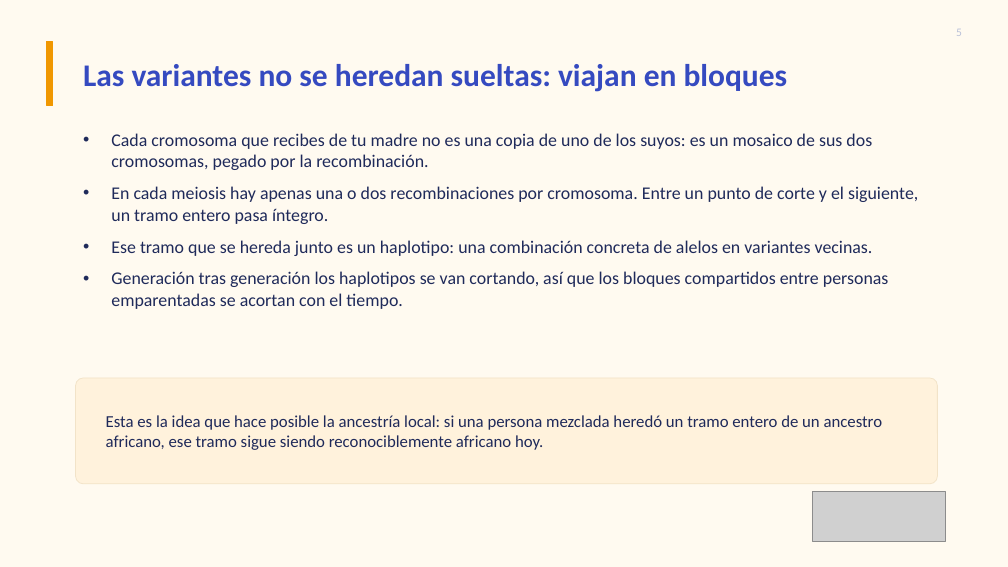
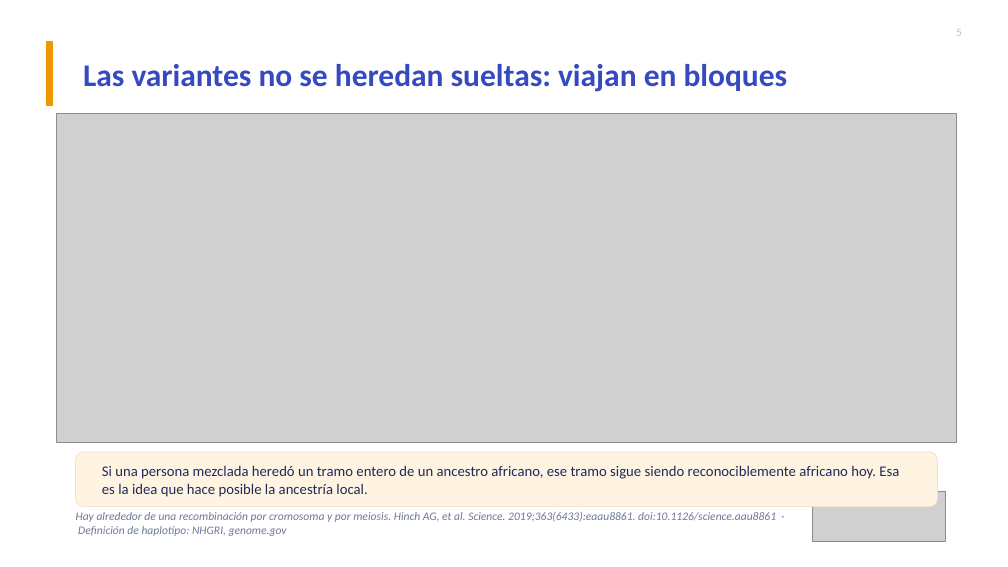
Before and after one commit to YTZ27/curso-ancestria, a slide deck: slide 5 of teoria/Modulo_1_Fundamentos.pptx. Drawn at 1008x567 pixels with LibreOffice and Linux fonts; fonts in the diff are those of the drawing; grey boxes stand for pictures. Boxes give left, top, right and bottom in pixels: in the first picture for what was removed or moved away, otherwise in the second. Text is boxed around its words. In the diff, an @@ line names an element or a change of style, - is before the commit and + after.

```diff
--- a/teoria/Modulo_1_Fundamentos.pptx
+++ b/teoria/Modulo_1_Fundamentos.pptx
@@ background #FFFAF0 to #FFFFFF @@
@@ picture added at (57, 113, 957, 442) @@
@@ text removed at (111, 133, 918, 309) @@
-• Cada cromosoma que recibes de tu madre no es una copia de uno de los suyos: es un mosaico de sus dos cromosomas, pegado por la recombinación.
-• En cada meiosis hay apenas una o dos recombinaciones por cromosoma. Entre un punto de corte y el siguiente, un tramo entero pasa íntegro.
-• Ese tramo que se hereda junto es un haplotipo: una combinación concreta de alelos en variantes vecinas.
-• Generación tras generación los haplotipos se van cortando, así que los bloques compartidos entre personas emparentadas se acortan con el tiempo.
@@ rounded rectangle: place and size @@
-rounded rectangle at (76, 378, 938, 484)
+rounded rectangle at (76, 452, 938, 507)
@@ rounded rectangle at (76, 452, 938, 507): fill #FFF2DC to #FFF4E2; proportions changed @@
@@ text at (102, 465, 899, 497): text changed; size 16 to 14 pt @@
-Esta es la idea que hace posible la ancestría local: si una persona mezclada heredó un tramo entero de un ancestro africano, ese tramo sigue siendo reconociblemente africano hoy.
+Si una persona mezclada heredó un tramo entero de un ancestro africano, ese tramo sigue siendo reconociblemente africano hoy. Esa es la idea que hace posible la ancestría local.
@@ text added at (76, 512, 776, 536), 11 pt, text #6E7899, italic @@
+Hay alrededor de una recombinación por cromosoma y por meiosis. Hinch AG, et al. Science. 2019;363(6433):eaau8861. doi:10.1126/science.aau8861 · Definición de haplotipo: NHGRI, genome.gov
```
Also in this commit, not shown: 10 other slides changed, 2 slides added, 3 other files.
